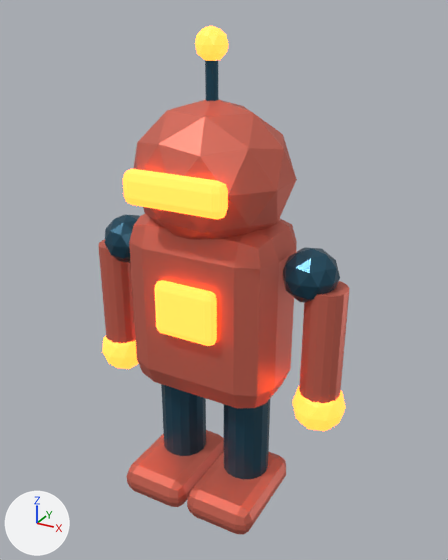
The glTF model public/models/rust_scout.glb: old version first, new version second.
Before and after are seen from a 50 mm lens placed at (1.72, -3.0, 3.01), pointed at (0.06, 0.03, 1.5). The axes (+X, +Y, +Z) are drawn at lower left. The lights are the same throughout. The first picture is the older version. Where no turn or scale is listed for an object, it has been applied to the vertices.

Names of what the first picture shows: 'AntennaLight.001', 'Arm_-1.001', 'Arm_1.001', 'ChestEmitter.001', 'Foot_-1.001', 'Foot_1.001', 'Hand_-1.001', 'Hand_1.001', 'Head.002', 'Leg_-1.001', 'Leg_1.001', 'Shoulder_1.001', 'Torso.001', 'Visor.002' and 2 more.
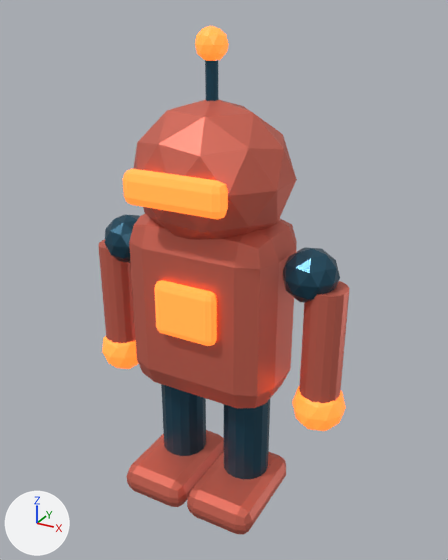
Location of each change, (x1, y1, x2, y2) in pixels of the pictures (448 x 560 px):
```json
{"object": "Visor.002", "change": "surface changed", "before": [123, 169, 228, 220], "after": [123, 169, 228, 220]}
{"object": "ChestEmitter.001", "change": "surface changed", "before": [154, 280, 217, 346], "after": [154, 280, 217, 346]}
{"object": "Hand_1.001", "change": "surface changed", "before": [292, 386, 346, 431], "after": [292, 386, 346, 431]}
{"object": "AntennaLight.001", "change": "surface changed", "before": [195, 25, 229, 61], "after": [195, 25, 229, 61]}
{"object": "Hand_-1.001", "change": "surface changed", "before": [102, 336, 139, 369], "after": [102, 336, 139, 369]}
```

Scene script edits in JSON lines:
```json
{"op": "set", "path": "mat_warning_orange.emission_strength", "old": "3.5", "new": "1.2"}
```
